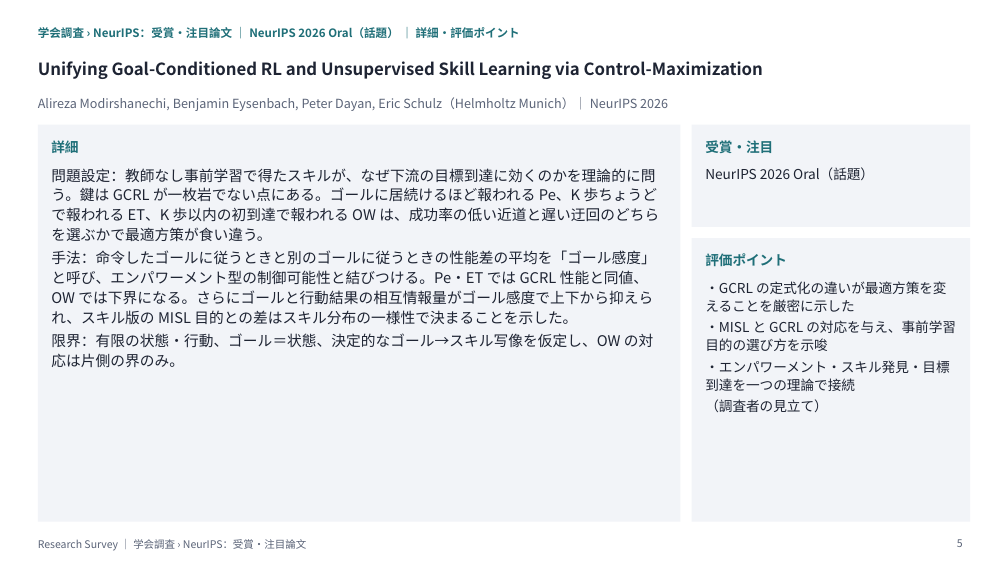
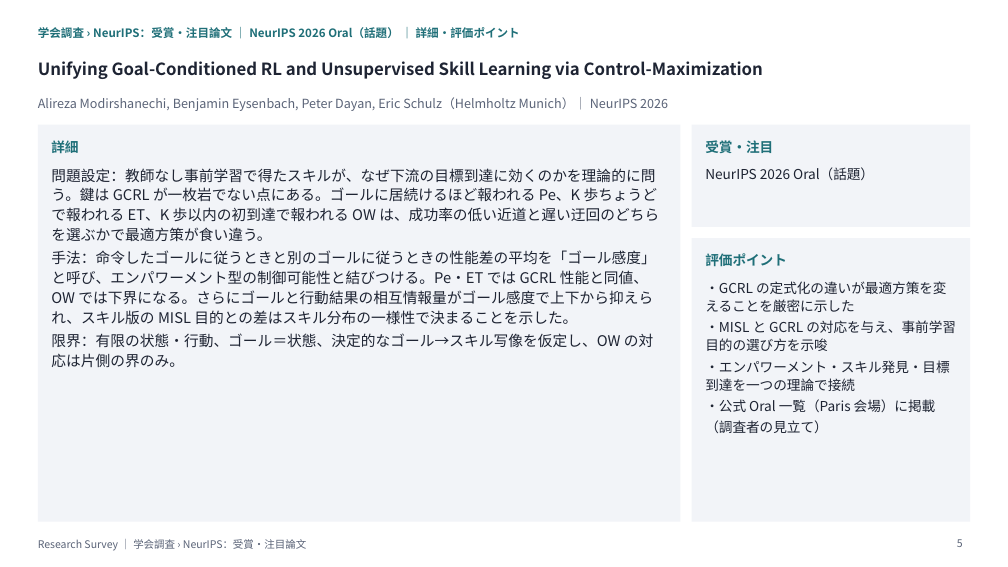
Before and after one commit to create-alt/researches, a slide deck: slide 5 of neurips/neurips.pptx. Drawn at 1008x567 pixels with LibreOffice and Linux fonts; fonts in the diff are those of the drawing. Boxes give left, top, right and bottom in pixels: in the first picture for what was removed or moved away, otherwise in the second. Text is boxed around its words. In the diff, an @@ line names an element or a change of style, - is before the commit and + after.

```diff
--- a/neurips/neurips.pptx
+++ b/neurips/neurips.pptx
@@ text at bbox=[705, 399, 936, 412]: paragraph added @@
+・公式 Oral 一覧（Paris 会場）に掲載
```
Also in this commit, not shown: 16 other slides changed, 8 slides added, 27 other files.
